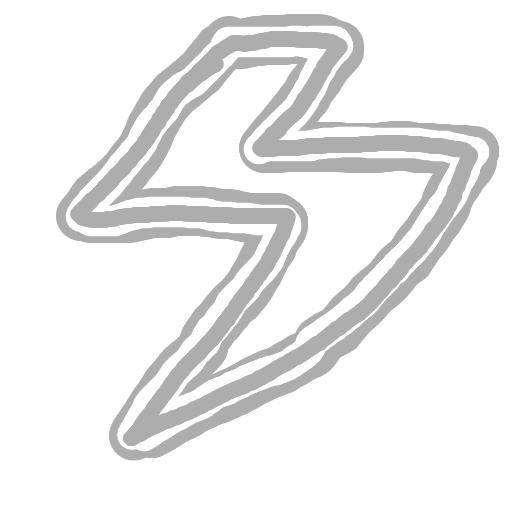
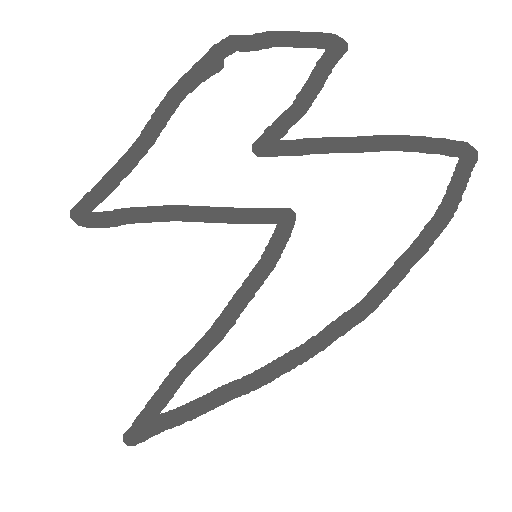
Revision of a layered 512 × 512 image; what changed, layer by layer:
painted on "YellowSymbol.png" over [70, 31, 478, 446]
hid "Layer" over [65, 25, 490, 452]
hid "Layer #1" over [56, 14, 499, 461]
